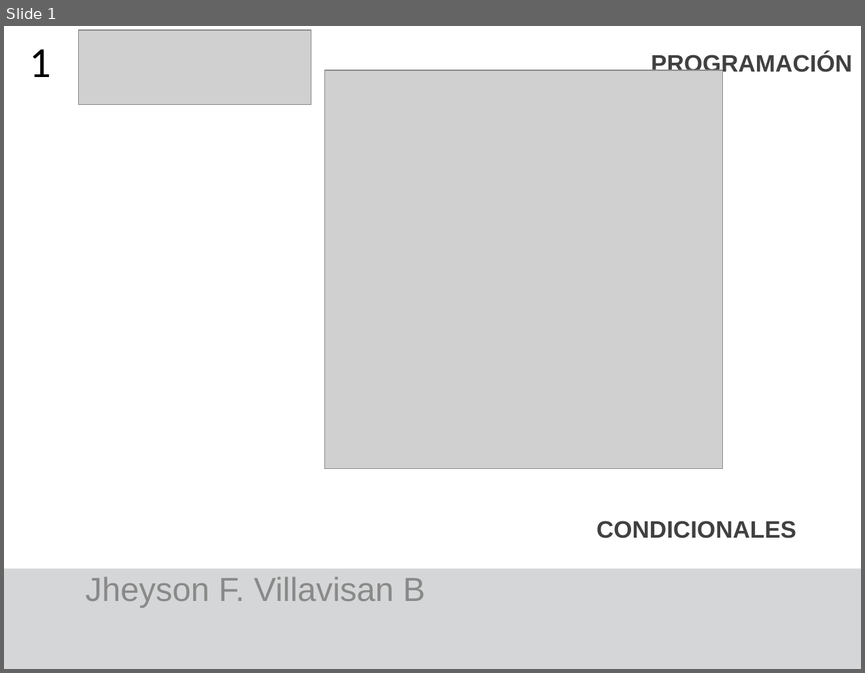
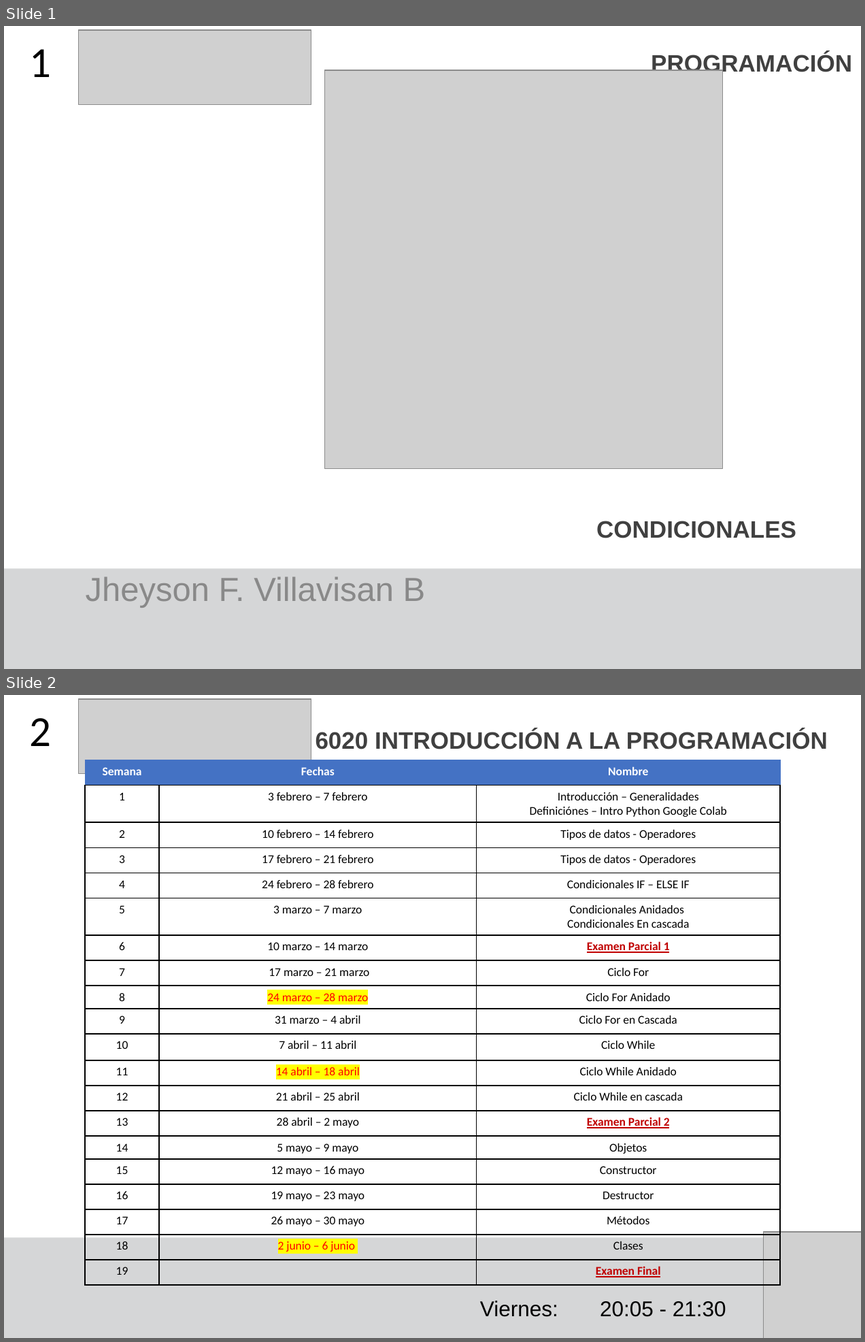
Before and after one commit to F4bian1012/Intro_Programacion, a slide deck: Sesion_10/Condicionales y ciclos.pptx. Shown one above the other, each under a label of ours: slide 1 before the commit, slides 1 and 2 after it. The pictures are 865x673 and 865x1342 pixels, drawn with LibreOffice and Linux fonts; fonts in the diff are those of the drawing; grey boxes stand for pictures. Boxes give left, top, right and bottom in pixels: in the first picture for what was removed or moved away, otherwise in the second. Text is boxed around its words. In the diff, an @@ line names an element or a change of style, - is before the commit and + after.

Commit message:
actualización semana 8 - 10

```diff
--- a/Sesion_10/Condicionales y ciclos.pptx
+++ b/Sesion_10/Condicionales y ciclos.pptx
@@ slide 2 added at box(4, 695, 861, 1338), background #FFFFFF; not listed: 1 template element that a slide beside it also shows @@
@@ picture added at box(79, 699, 311, 774) @@
@@ title added at box(30, 718, 52, 746), 36 pt, text #000000 @@
+2
@@ text added at box(315, 730, 827, 749), 20 pt, text #404040, bold @@
+6020 INTRODUCCIÓN A LA PROGRAMACIÓN
@@ table added at box(84, 760, 779, 1285), 20 rows, 3 columns @@
+Semana | Fechas | Nombre
+1 | 3 febrero – 7 febrero | Introducción – Generalidades / Definiciónes – Intro Python Google Colab
+2 | 10 febrero – 14 febrero | Tipos de datos - Operadores
+3 | 17 febrero – 21 febrero | Tipos de datos - Operadores
+4 | 24 febrero – 28 febrero | Condicionales IF – ELSE IF
+5 | 3 marzo – 7 marzo | Condicionales Anidados / Condicionales En cascada
+6 | 10 marzo – 14 marzo | Examen Parcial 1
+7 | 17 marzo – 21 marzo | Ciclo For
+8 | 24 marzo – 28 marzo | Ciclo For Anidado
+9 | 31 marzo – 4 abril | Ciclo For en Cascada
+10 | 7 abril – 11 abril | Ciclo While
+11 | 14 abril – 18 abril | Ciclo While Anidado
+12 | 21 abril – 25 abril | Ciclo While en cascada
+13 | 28 abril – 2 mayo | Examen Parcial 2
+14 | 5 mayo – 9 mayo | Objetos
+15 | 12 mayo – 16 mayo | Constructor
+16 | 19 mayo – 23 mayo | Destructor
+17 | 26 mayo – 30 mayo | Métodos
+18 | 2 junio – 6 junio | Clases
+19 |  | Examen Final
@@ picture added at box(763, 1232, 861, 1338) @@
@@ text added at box(480, 1300, 726, 1317), 18 pt, text #000000 @@
+Viernes: 20:05 - 21:30
```
Also in this commit, not shown: 5 slides changed, 22 slides removed, 9 other files.
